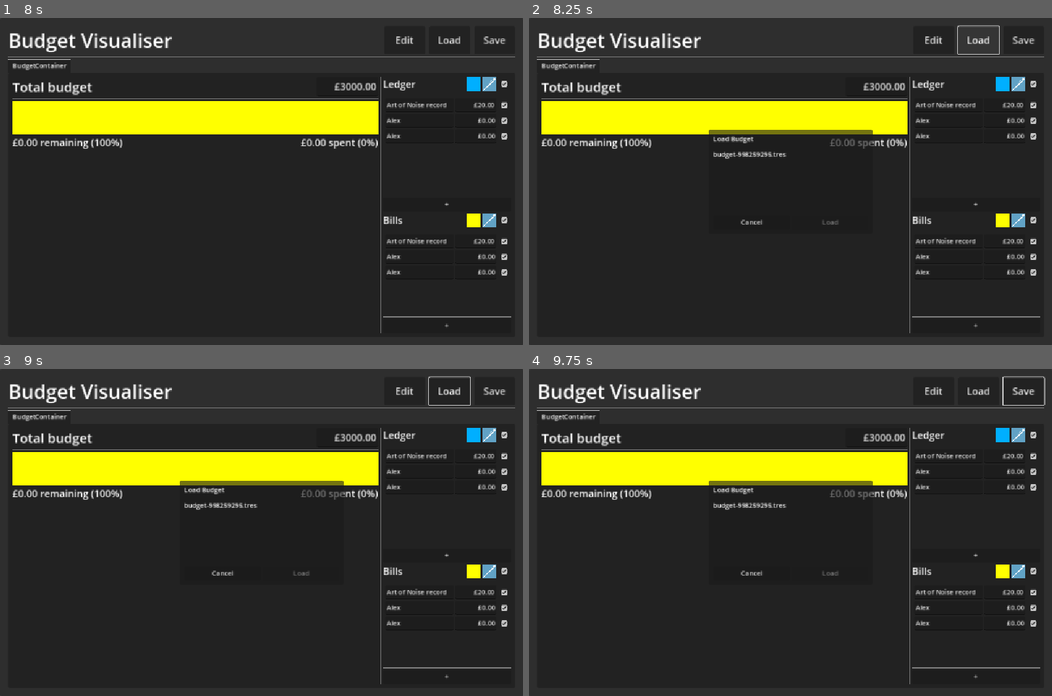
Above: before the commit, frames 1-4 (two rows, left to right).
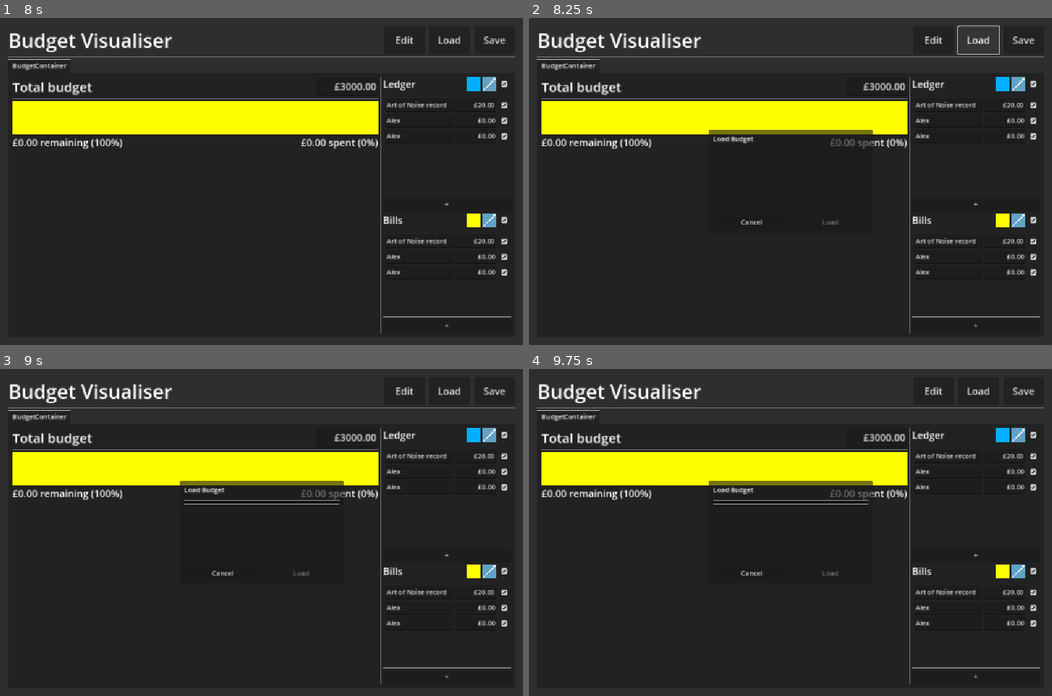
Above: after the commit, the same moments.

Repository: phrasmotica/budget-visualiser
Game: Godot game, scene res://app.tscn
Two runs of this game, one before a commit and one after it. Both use one fixed random seed, a clock stepped at 60 frames per second and the inputs below.
Inputs (mouse positions are in pixels of both pictures, inside the frame that each line leads up to):
- Up to frame 1 (8 s): click (418, 119) at 0.52 s; type "Alex" at 0.6 s; click (418, 135) at 0.75 s; type "Alex" at 0.83 s; click (418, 256) at 0.98 s; type "Alex" at 1.07 s; click (418, 273) at 1.27 s; type "Alex" at 1.35 s; click "Save" at 2 s; click "Edit" at 2.75 s; click (261, 178) at 3.52 s; type "Alex" at 3.6 s; click "Save" at 4.25 s; click (491, 83) at 5.02 s; click (502, 83) at 5.77 s; click "+" at 6.5 s; click "Cancel" at 7.25 s
- Up to frame 2 (8.25 s): click "Load" at 8 s
- Up to frame 3 (9 s): click (261, 503) at 8.77 s
- Up to frame 4 (9.75 s): hold Right (ui_right) from 9.53 s (still down)

Frame 1 is identical in both runs. In frame 2, 0.2% of the frame differs, in the area x 35-50%, y 40-44%; in frame 3, 0.4%; in frame 4, 0.4%, in the area x 35-99%, y 2-44%.

Commit message:
Render existing budgets as buttons in load modal, of which one can be selected at a time

Diff:
--- /dev/null
+++ b/scenes/budget_list_item.tscn
@@ -0,0 +1,8 @@
+[gd_scene format=3 uid="uid://w62q3001oofy"]
+
+[node name="BudgetListItem" type="Button"]
+custom_minimum_size = Vector2(150, 0)
+mouse_default_cursor_shape = 2
+toggle_mode = true
+text = "The Cure"
+alignment = 0
--- a/scenes/load_modal.tscn
+++ b/scenes/load_modal.tscn
@@ -1,10 +1,11 @@
-[gd_scene load_steps=6 format=3 uid="uid://44wd706cy6gf"]
+[gd_scene load_steps=7 format=3 uid="uid://44wd706cy6gf"]
 
 [ext_resource type="Script" path="res://scripts/load_modal.gd" id="1_0uke6"]
 [ext_resource type="Theme" uid="uid://gho3l34xmwce" path="res://themes/theme_default.tres" id="2_lj341"]
 [ext_resource type="PackedScene" uid="uid://cwtf271msygn4" path="res://scenes/modal_input_handler.tscn" id="2_n7bmv"]
 [ext_resource type="PackedScene" uid="uid://cxq2xqf5veksd" path="res://scenes/warning_label.tscn" id="3_igm24"]
 [ext_resource type="PackedScene" uid="uid://cjvhfudnkbtgy" path="res://scenes/modal_buttons.tscn" id="3_jsvud"]
+[ext_resource type="PackedScene" uid="uid://w62q3001oofy" path="res://scenes/budget_list_item.tscn" id="5_q3247"]
 
 [node name="LoadModal" type="PanelContainer"]
 custom_minimum_size = Vector2(400, 0)
@@ -44,6 +45,31 @@
 unique_name_in_owner = true
 layout_mode = 2
 size_flags_horizontal = 3
+
+[node name="BudgetListItem0" parent="MarginContainer/VBoxContainer/ExistingBudgetsContainer/ExistingBudgetsList" instance=ExtResource("5_q3247")]
+layout_mode = 2
+button_pressed = true
+text = "Budget0"
+
+[node name="BudgetListItem1" parent="MarginContainer/VBoxContainer/ExistingBudgetsContainer/ExistingBudgetsList" instance=ExtResource("5_q3247")]
+layout_mode = 2
+text = "Budget1"
+
+[node name="BudgetListItem2" parent="MarginContainer/VBoxContainer/ExistingBudgetsContainer/ExistingBudgetsList" instance=ExtResource("5_q3247")]
+layout_mode = 2
+text = "Budget2"
+
+[node name="BudgetListItem3" parent="MarginContainer/VBoxContainer/ExistingBudgetsContainer/ExistingBudgetsList" instance=ExtResource("5_q3247")]
+layout_mode = 2
+text = "Budget3"
+
+[node name="BudgetListItem4" parent="MarginContainer/VBoxContainer/ExistingBudgetsContainer/ExistingBudgetsList" instance=ExtResource("5_q3247")]
+layout_mode = 2
+text = "Budget4"
+
+[node name="BudgetListItem5" parent="MarginContainer/VBoxContainer/ExistingBudgetsContainer/ExistingBudgetsList" instance=ExtResource("5_q3247")]
+layout_mode = 2
+text = "Budget5"
 
 [node name="HSeparator2" type="HSeparator" parent="MarginContainer/VBoxContainer"]
 layout_mode = 2
--- a/scripts/load_modal.gd
+++ b/scripts/load_modal.gd
@@ -9,31 +9,69 @@
 @onready
 var existing_budgets_list: VBoxContainer = %ExistingBudgetsList
 
+@onready
+var budget_list_item_scene: PackedScene = preload("res://scenes/budget_list_item.tscn")
+
 signal load_requested(file_name: String)
 signal modal_hidden
 
 var _file_names_internal: Array[String] = []
+var _list_items: Array[Button] = []
+var _selected_idx := -1
+
+func _ready() -> void:
+	refresh()
 
 func inject(file_names: Array[String]) -> void:
 	_file_names_internal = file_names
 
 	refresh()
 
-func refresh():
+func refresh() -> void:
 	var num_files := _file_names_internal.size()
 
 	warning_message.visible = num_files <= 0
 	existing_budgets_container.visible = num_files > 0
 
+	refresh_file_names()
+	refresh_list_items()
+
+func refresh_file_names() -> void:
+	_list_items.clear()
+
 	for n in existing_budgets_list.get_children():
 		existing_budgets_list.remove_child(n)
 		n.queue_free()
 
-	for file_name in _file_names_internal:
-		var label := Label.new()
-		label.text = file_name
+	_file_names_internal.sort_custom(
+		func(s: String, t: String):
+			return FileAccess.get_modified_time("user://" + s) > FileAccess.get_modified_time("user://" + t)
+	)
 
-		existing_budgets_list.add_child(label)
+	for i in _file_names_internal.size():
+		var file_name := _file_names_internal[i]
+		var data: SaveData = ResourceLoader.load("user://" + file_name)
+
+		var list_item: Button = budget_list_item_scene.instantiate()
+		list_item.text = data.name
+
+		list_item.pressed.connect(
+			func():
+				handle_list_item_pressed(i)
+		)
+
+		_list_items.append(list_item)
+		existing_budgets_list.add_child(list_item)
+
+func refresh_list_items():
+	for i in _list_items.size():
+		var li := _list_items[i]
+		li.button_pressed = i == _selected_idx
+
+func handle_list_item_pressed(idx: int) -> void:
+	_selected_idx = idx
+
+	refresh_list_items()
 
 func _on_modal_input_handler_cancelled() -> void:
 	modal_hidden.emit()
Not shown: 1 places in scenes/load_modal.tscn that only renumber resources
